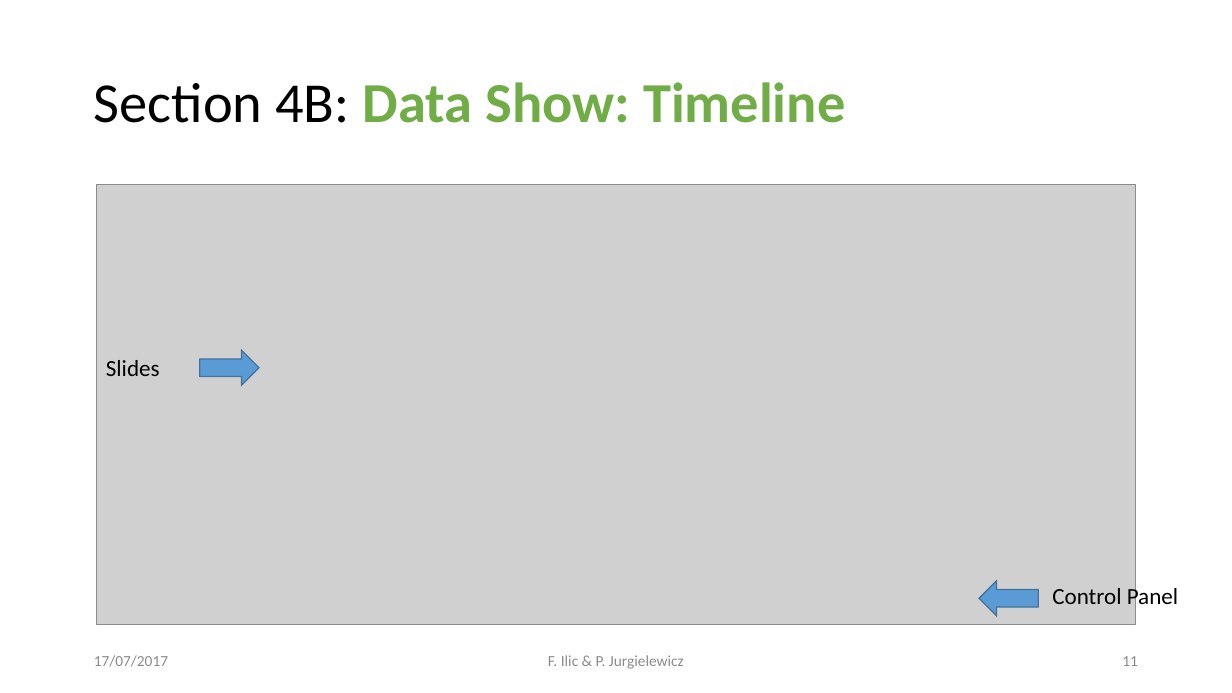
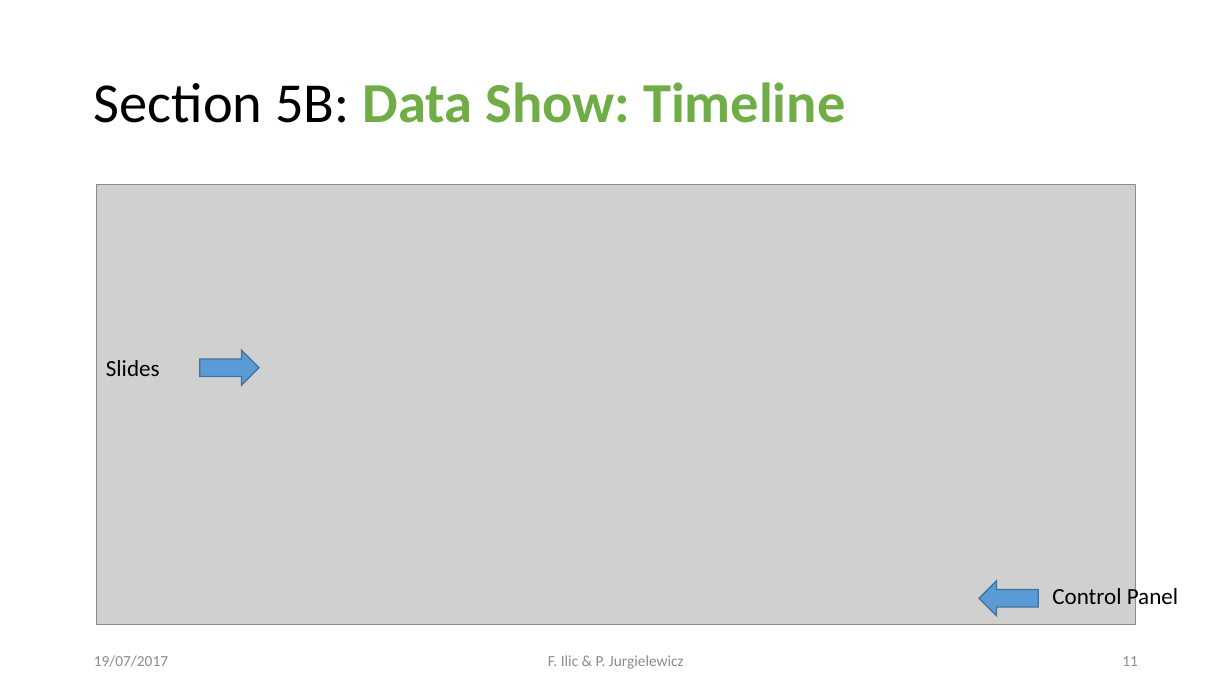
Before and after one commit to sroychow/cmsTrackerMaps, a slide deck: slide 11 of doc/tkmap_manual.pptx. Drawn at 1232x693 pixels with LibreOffice and Linux fonts; fonts in the diff are those of the drawing; grey boxes stand for pictures. Boxes give left, top, right and bottom in pixels: in the first picture for what was removed or moved away, otherwise in the second. Text is boxed around its words. In the diff, an @@ line names an element or a change of style, - is before the commit and + after.

```diff
--- a/doc/tkmap_manual.pptx
+++ b/doc/tkmap_manual.pptx
@@ title at [94, 82, 845, 123]: text changed @@
-Section 4B: Data Show: Timeline
+Section 5B: Data Show: Timeline
@@ text at [94, 655, 168, 667]: text changed @@
-17/07/2017
+19/07/2017
```
Also in this commit, not shown: 12 other slides changed, 6 other files.
